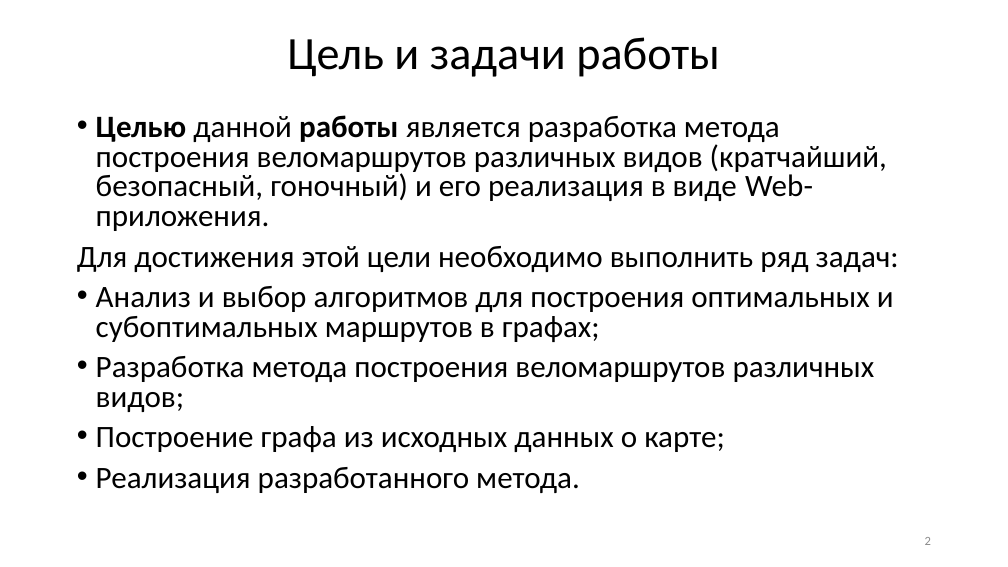
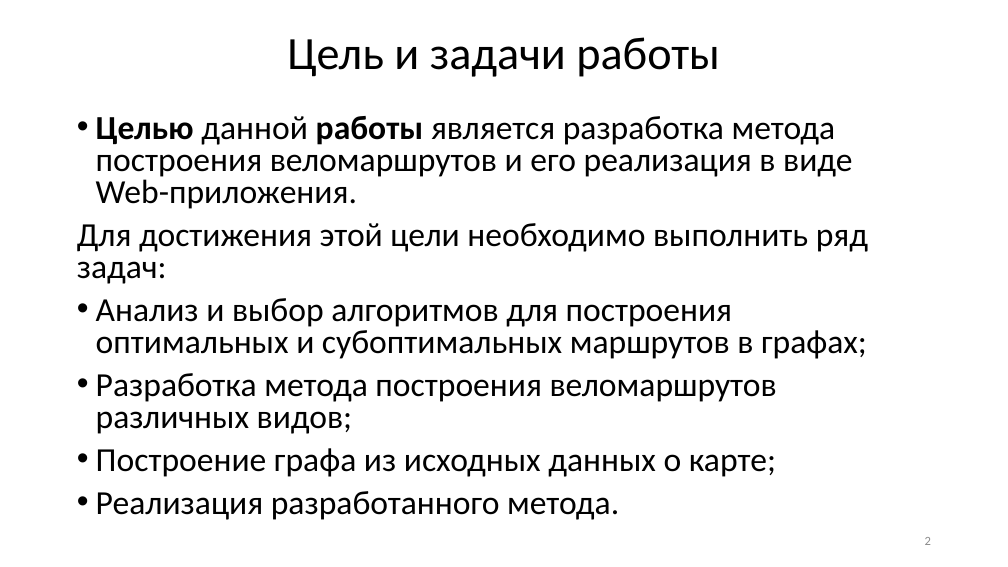
Before and after one commit to GorshkovNikita/Diploma, a slide deck: slide 2 of Documentation/Метод построения велосипедных маршрутов.pptx. Drawn at 1008x567 pixels with LibreOffice and Linux fonts; fonts in the diff are those of the drawing. Boxes give left, top, right and bottom in pixels: in the first picture for what was removed or moved away, otherwise in the second. Text is boxed around its words. In the diff, an @@ line names an element or a change of style, - is before the commit and + after.

```diff
--- a/Documentation/Метод построения велосипедных маршрутов.pptx
+++ b/Documentation/Метод построения велосипедных маршрутов.pptx
@@ text at <box>96,116,852,209</box>: text changed; size 29.6 to 32 pt @@
-• Целью данной работы является разработка метода построения веломаршрутов различных видов (кратчайший, безопасный, гоночный) и его реализация в виде Web-приложения.
+• Целью данной работы является разработка метода построения веломаршрутов и его реализация в виде Web-приложения.
@@ text at <box>77,223,868,520</box>: size 29.6 to 32 pt in "Для достижения этой цели необходимо выполнить ряд ...", "Анализ и выбор алгоритмов для построения оптимальных ...", "Разработка метода построения веломаршрутов различных видов;", "Построение графа из исходных данных о карте;" and 1 more places @@
```
Also in this commit, not shown: 3 other slides changed, 1 slide added, 10 other files.
